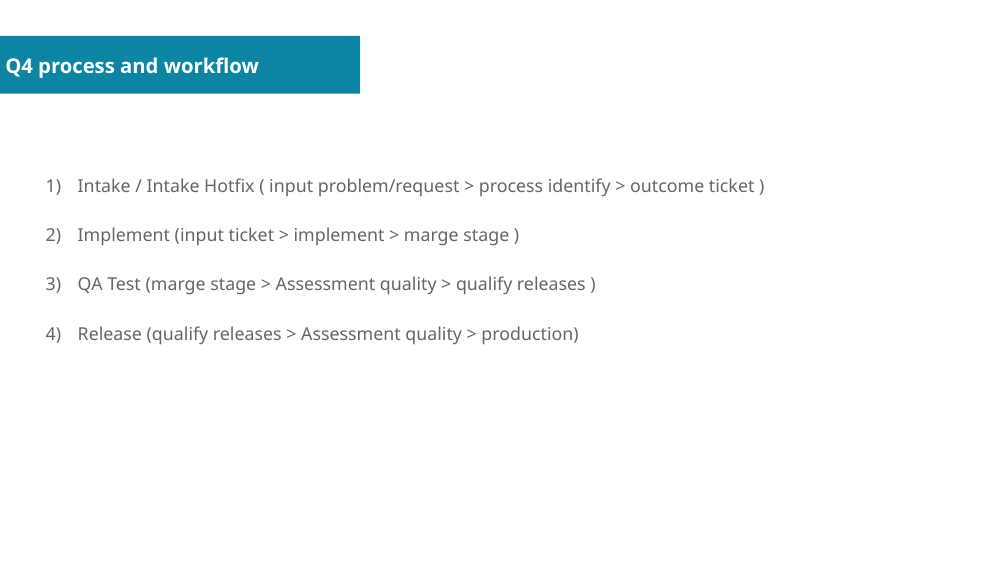
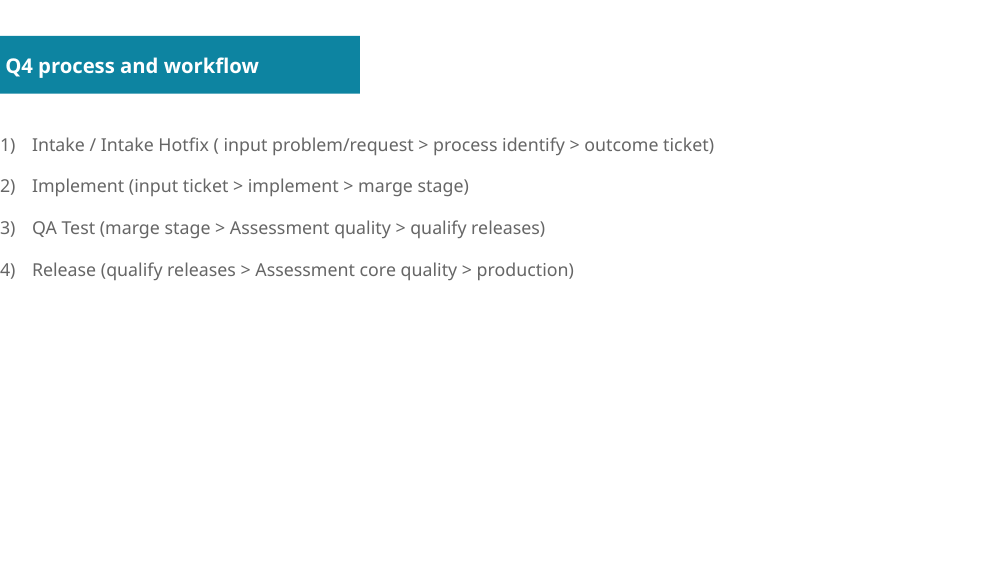
Before and after one commit to sovannotychea/ori-test, a slide deck: slide 6 of docs/01.odp. Drawn at 1008x567 pixels with LibreOffice and Linux fonts; fonts in the diff are those of the drawing. Boxes give left, top, right and bottom in pixels: in the first picture for what was removed or moved away, otherwise in the second. Text is boxed around its words. In the diff, an @@ line names an element or a change of style, - is before the commit and + after.

```diff
--- a/docs/01.odp
+++ b/docs/01.odp
@@ text at bbox=[32, 137, 714, 280]: text changed @@
-1) Intake / Intake Hotfix ( input problem/request > process identify > outcome ticket )
-2) Implement (input ticket > implement > marge stage )
-3) QA Test (marge stage > Assessment quality > qualify releases )
-4) Release (qualify releases > Assessment quality > production)
+1) Intake / Intake Hotfix ( input problem/request > process identify > outcome ticket)
+2) Implement (input ticket > implement > marge stage)
+3) QA Test (marge stage > Assessment quality > qualify releases)
+4) Release (qualify releases > Assessment core quality > production)
```
Also in this commit, not shown: 5 other slides changed, 4 slides added, 3 slides removed, 5 other files.
